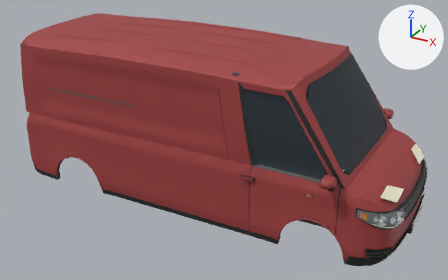
Renders of the glTF model public/van-street.glb from each side of a commit.
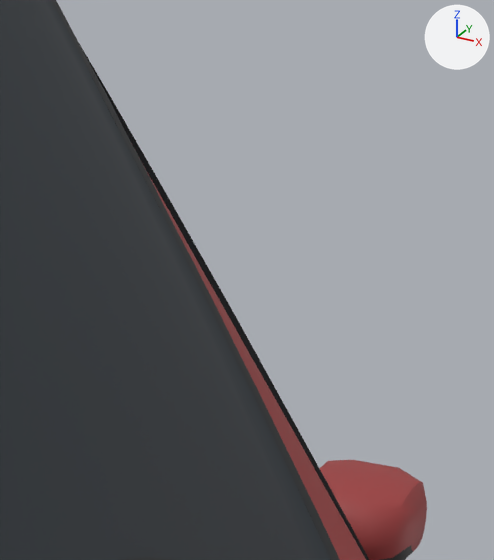
The first picture shows the older version from a camera (50 mm lens) standing at (3.7, -6.63, 4.28) and looking at (0.11, -0.09, 1.01). The close-ups show the older and then the newer version on the part from 79% to 89% of the width and 23% to 42% of the height of that picture. Only the edits that show in the close-ups are written down. The lights are fixed; the arrows at upper right show +X, +Y and +Z. Where no turn or scale is listed for an object, it has been applied to the vertices. Vertices at exactly the same position are counted once.

Names of what the first close-up shows: 'van', 'van_door1' and 1 more.
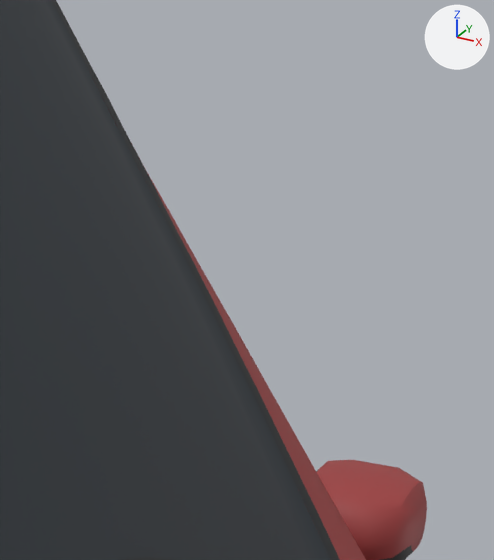
Location of each change, (x1, y1, x2, y2) in pixels of the close-ups (494 x 560 px; the box of a moved part takes in the faces that stretch with it):
```json
{"object": "van", "change": "reshaped", "before": [0, 0, 369, 560], "after": [0, 0, 366, 560]}
{"part": 1, "of": "me_van", "change": "moved or reshaped", "before": [80, 45, 369, 560], "after": [89, 72, 366, 559]}
{"part": 2, "of": "me_van", "change": "recoloured", "before": [80, 45, 369, 560], "after": [196, 259, 366, 559]}
```

The change, as JSON lines over the scene's bpy script:
```json
{"block": "me_van", "where": "# used by ob_van; location = (0.0, 0.0, 0.0)"}
{"op": "remove", "block": "me_van", "code": "me_van.from_pydata(...)  # 8066 vertices, 14510 faces; spans x -2.58..2.6, y -1.01..1.01, z 0.28..2.34"}
{"op": "add", "block": "me_van", "code": "me_van.from_pydata(...)  # 8056 vertices, 14510 faces; spans x -2.58..2.6, y -1.01..1.01, z 0.28..2.34"}
{"block": "me_van", "change": "me_van part 1: 13 vertices moved from x 1.46..1.98, y 0.94..0.96, z 1.19..2.01 to x 1.46..1.98, y 0.93..0.96, z 1.19..2.01"}
{"block": "me_van", "change": "me_van part 2: 81 faces spanning x 1.3..2.04, y -0.96..0.96, z 1.17..2.16 switch from mat_glassseal (black #27292b) to mat_paint (red #a03f3f)"}
{"block": "me_van", "change": "other edits to the shape of me_van do not show in these pictures"}
```
